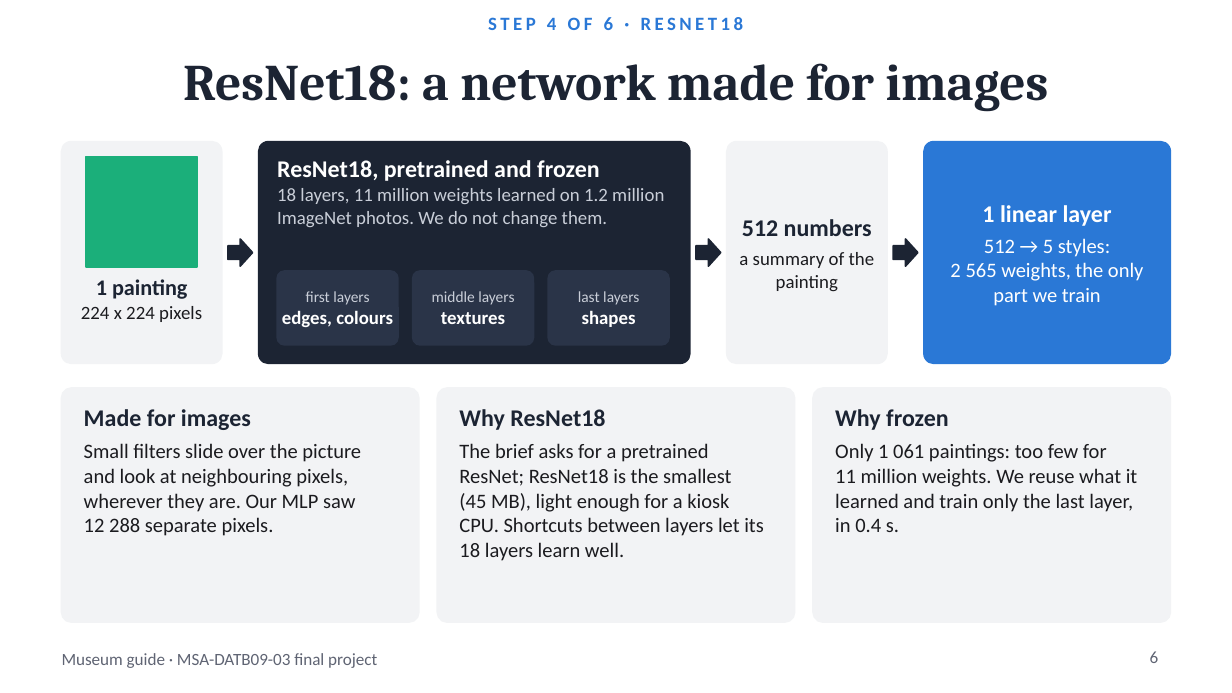
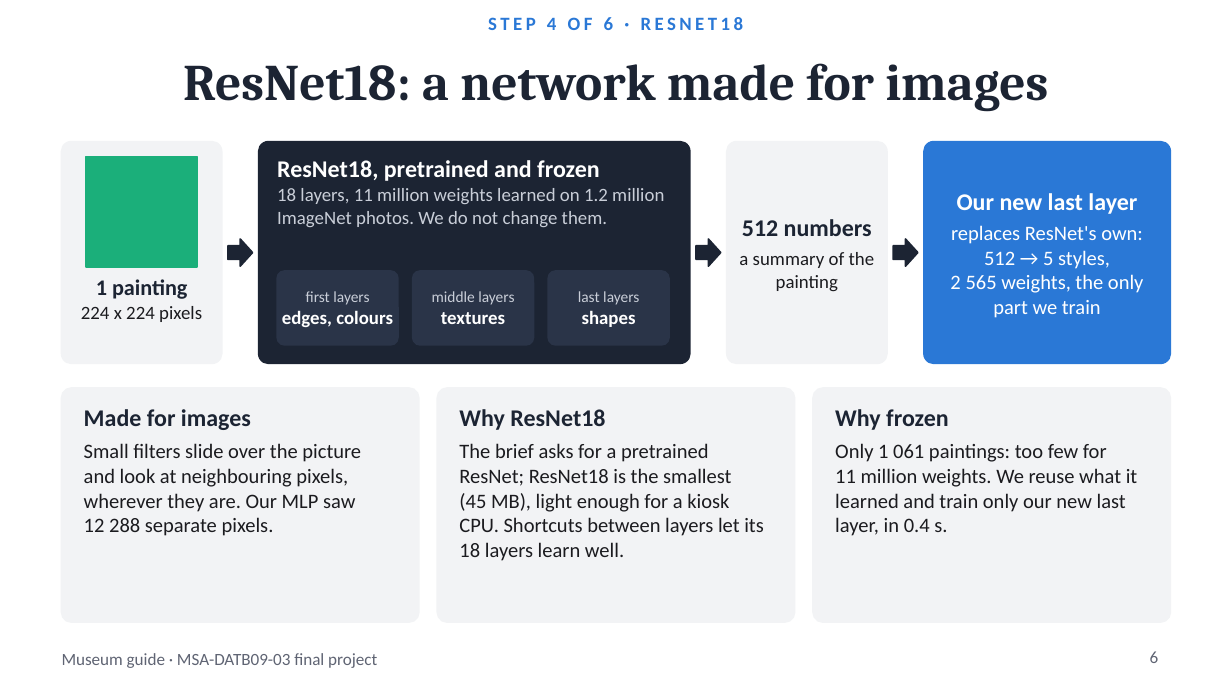
Before and after one commit to BenjaminAHS/neural-network-project, a slide deck: slide 6 of docs/museum_guide_presentation.pptx. Drawn at 1232x693 pixels with LibreOffice and Linux fonts; fonts in the diff are those of the drawing. Boxes give left, top, right and bottom in pixels: in the first picture for what was removed or moved away, otherwise in the second. Text is boxed around its words. In the diff, an @@ line names an element or a change of style, - is before the commit and + after.

Commit message:
Explain fine-tuning and the new last layer of ResNet18 in the talk

```diff
--- a/docs/museum_guide_presentation.pptx
+++ b/docs/museum_guide_presentation.pptx
@@ text at [950,193,1144,318]: text changed @@
-1 linear layer
-512 → 5 styles: 2 565 weights, the only part we train
+Our new last layer
+replaces ResNet's own: 512 → 5 styles, 2 565 weights, the only part we train
@@ text at [835,443,1138,536]: text changed @@
-Only 1 061 paintings: too few for 11 million weights. We reuse what it learned and train only the last layer, in 0.4 s.
+Only 1 061 paintings: too few for 11 million weights. We reuse what it learned and train only our new last layer, in 0.4 s.
```
Also in this commit, not shown: 1 other slide changed, 4 other files.
